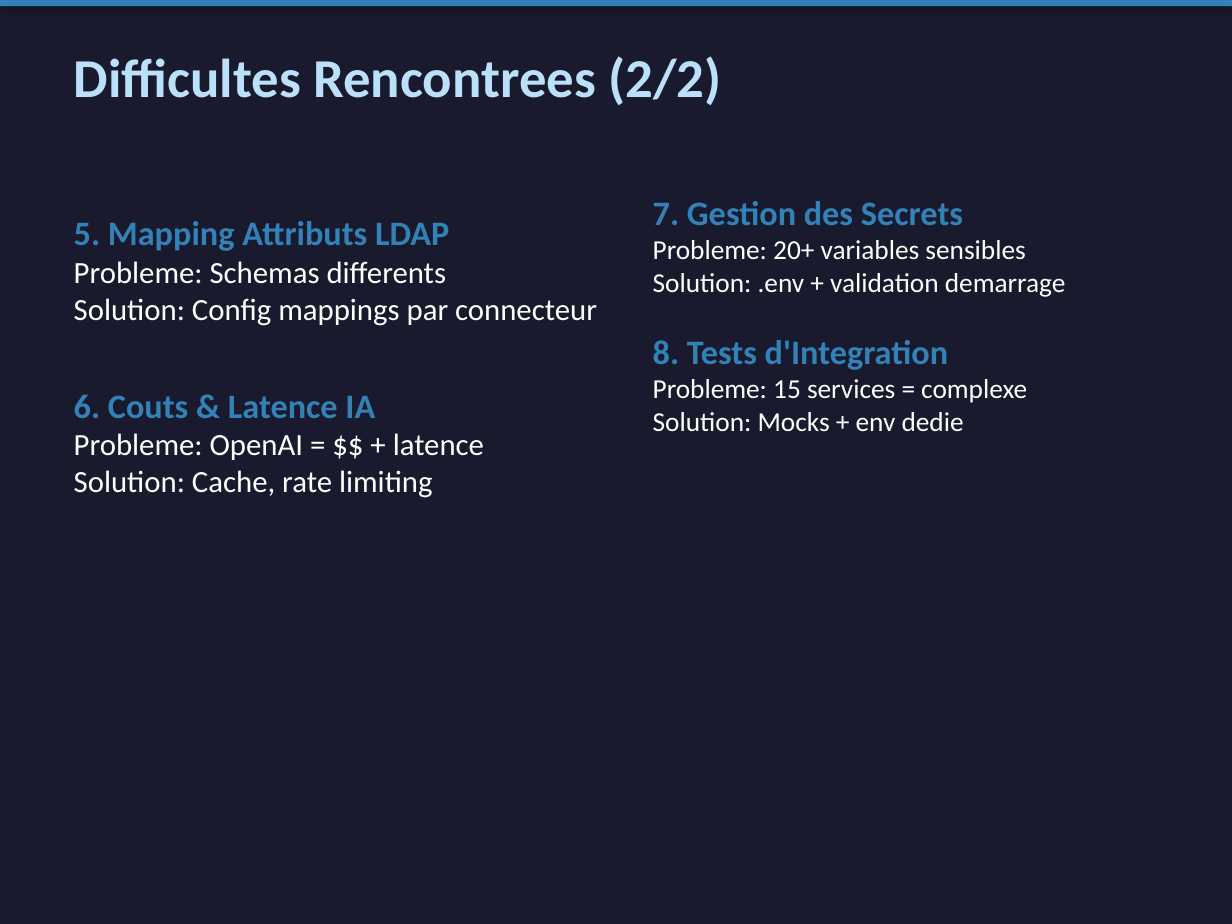
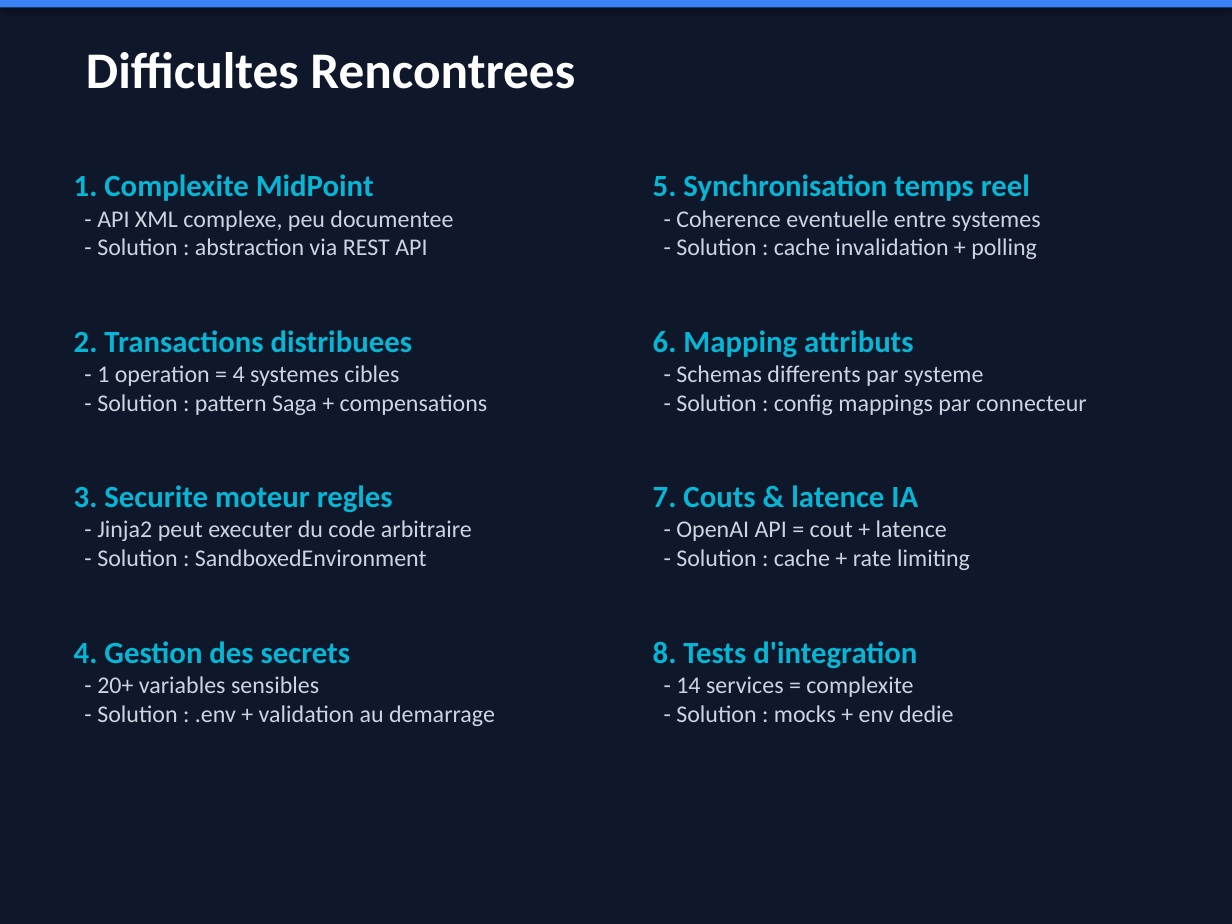
Before and after one commit to Nostradam4ik/IAM-Gateway, a slide deck: slide 22 of presentations/IAM_Gateway_UPEC.pptx (slide 19 before the commit). Drawn at 1232x924 pixels with LibreOffice and Linux fonts; fonts in the diff are those of the drawing. Boxes give left, top, right and bottom in pixels: in the first picture for what was removed or moved away, otherwise in the second. Text is boxed around its words. In the diff, an @@ line names an element or a change of style, - is before the commit and + after.

Commit message:
Update presentations, add start script and CSV import guide
- Refactor marketing poster: correct architecture diagram (MidPoint as IGA core)
- Update HTML/PPTX presentation: add LISSI logo, backlog sections,
  features in prod, progress %, dev environment, conclusion with skills
- Add start.sh: full Docker startup script with health checks
- Add docs/GUIDE_IMPORT_CSV_MIDPOINT.md: step-by-step REST API guide
  for CSV import into MidPoint (bypassing unstable UI)
- Add Lissi-cmjn.png logo asset

```diff
--- a/presentations/IAM_Gateway_UPEC.pptx
+++ b/presentations/IAM_Gateway_UPEC.pptx
@@ rectangle at (x1=0, y1=0, x2=1232, y2=924): fill #1A1A2E to #0F172A @@
@@ rectangle at (x1=0, y1=0, x2=1232, y2=7): fill #3282B8 to #3B82F6 @@
@@ text at (x1=86, y1=52, x2=575, y2=89): text changed; size 32 to 30 pt; text colour #BBE1FA to #FFFFFF @@
-Difficultes Rencontrees (2/2)
+Difficultes Rencontrees
@@ text added at (x1=74, y1=174, x2=495, y2=726), 14 pt, text #CBD5E1 @@
+1. Complexite MidPoint
+- API XML complexe, peu documentee
+- Solution : abstraction via REST API
+2. Transactions distribuees
+- 1 operation = 4 systemes cibles
+- Solution : pattern Saga + compensations
+3. Securite moteur regles
+- Jinja2 peut executer du code arbitraire
+- Solution : SandboxedEnvironment
+4. Gestion des secrets
+- 20+ variables sensibles
+- Solution : .env + validation au demarrage
@@ text at (x1=653, y1=174, x2=1086, y2=722): text changed; size 16 to 14 pt; text colour #FFFFFF to #CBD5E1 @@
-7. Gestion des Secrets
-Probleme: 20+ variables sensibles
-Solution: .env + validation demarrage
-8. Tests d'Integration
-Probleme: 15 services = complexe
-Solution: Mocks + env dedie
+5. Synchronisation temps reel
+- Coherence eventuelle entre systemes
+- Solution : cache invalidation + polling
+6. Mapping attributs
+- Schemas differents par systeme
+- Solution : config mappings par connecteur
+7. Couts & latence IA
+- OpenAI API = cout + latence
+- Solution : cache + rate limiting
+8. Tests d'integration
+- 14 services = complexite
+- Solution : mocks + env dedie
@@ text removed at (x1=74, y1=221, x2=597, y2=498) @@
-5. Mapping Attributs LDAP
-Probleme: Schemas differents
-Solution: Config mappings par connecteur
-6. Couts & Latence IA
-Probleme: OpenAI = $$ + latence
-Solution: Cache, rate limiting
```
Also in this commit, not shown: 12 other slides changed, 11 slides added, 11 slides removed, 6 other files.
